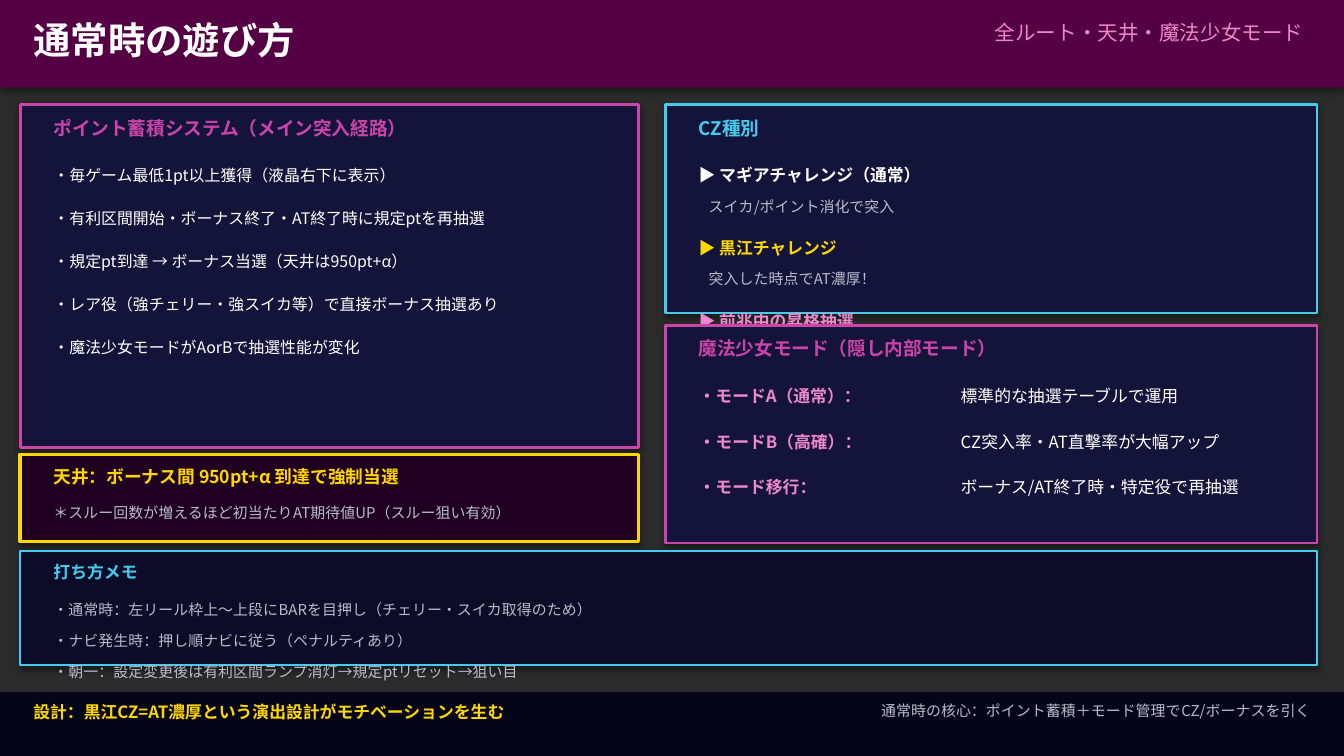
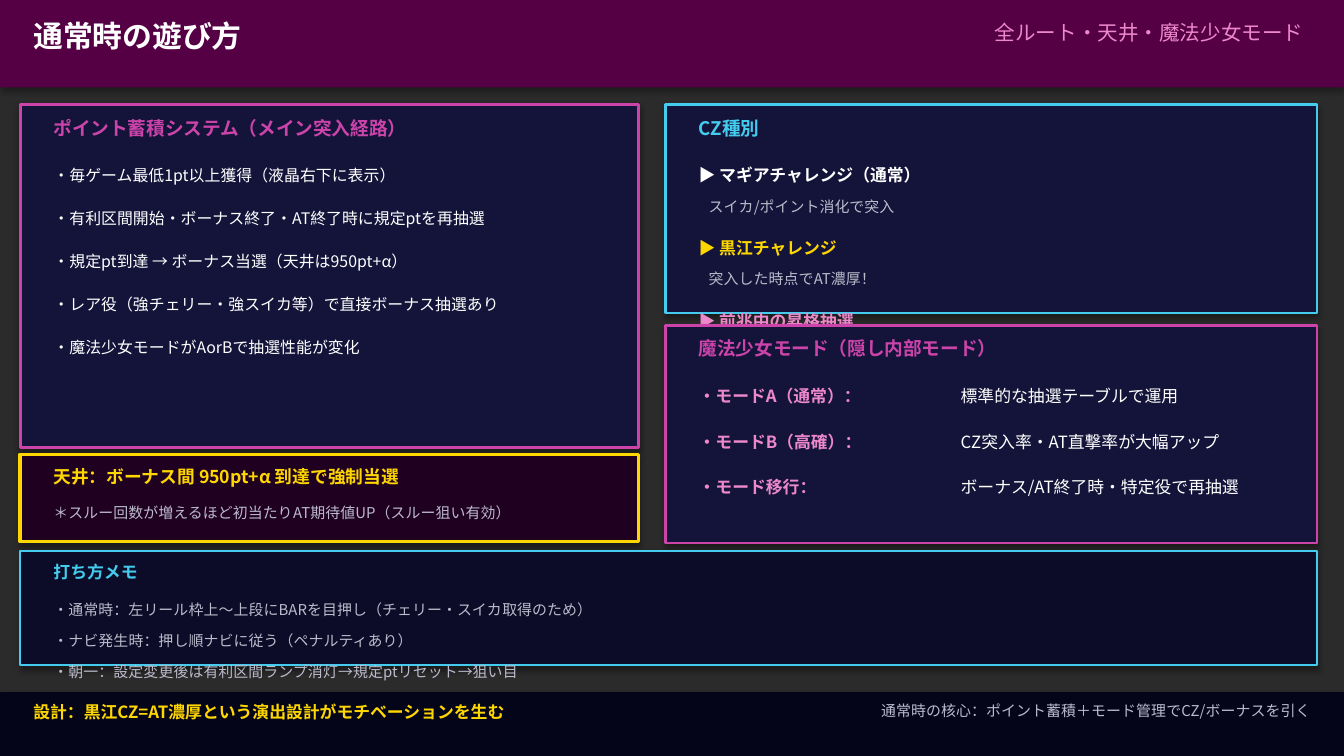
Before and after one commit to hkadoya-eng/slocri, a slide deck: slide 3 of proposals/機種分析/まどか外伝/madoka_guide_v1.pptx. Drawn at 1344x756 pixels with LibreOffice and Linux fonts; fonts in the diff are those of the drawing; background and template pictures are left out; a plain dark background stands for a picture behind light text. Boxes give left, top, right and bottom in pixels: in the first picture for what was removed or moved away, otherwise in the second. Text is boxed around its words. In the diff, an @@ line names an element or a change of style, - is before the commit and + after.

```diff
--- a/proposals/機種分析/まどか外伝/madoka_guide_v1.pptx
+++ b/proposals/機種分析/まどか外伝/madoka_guide_v1.pptx
@@ text "通常時の遊び方" at (33, 21, 241, 50): size 20 to 16 pt @@
```
Also in this commit, not shown: 8 other slides changed, 1 other file.
